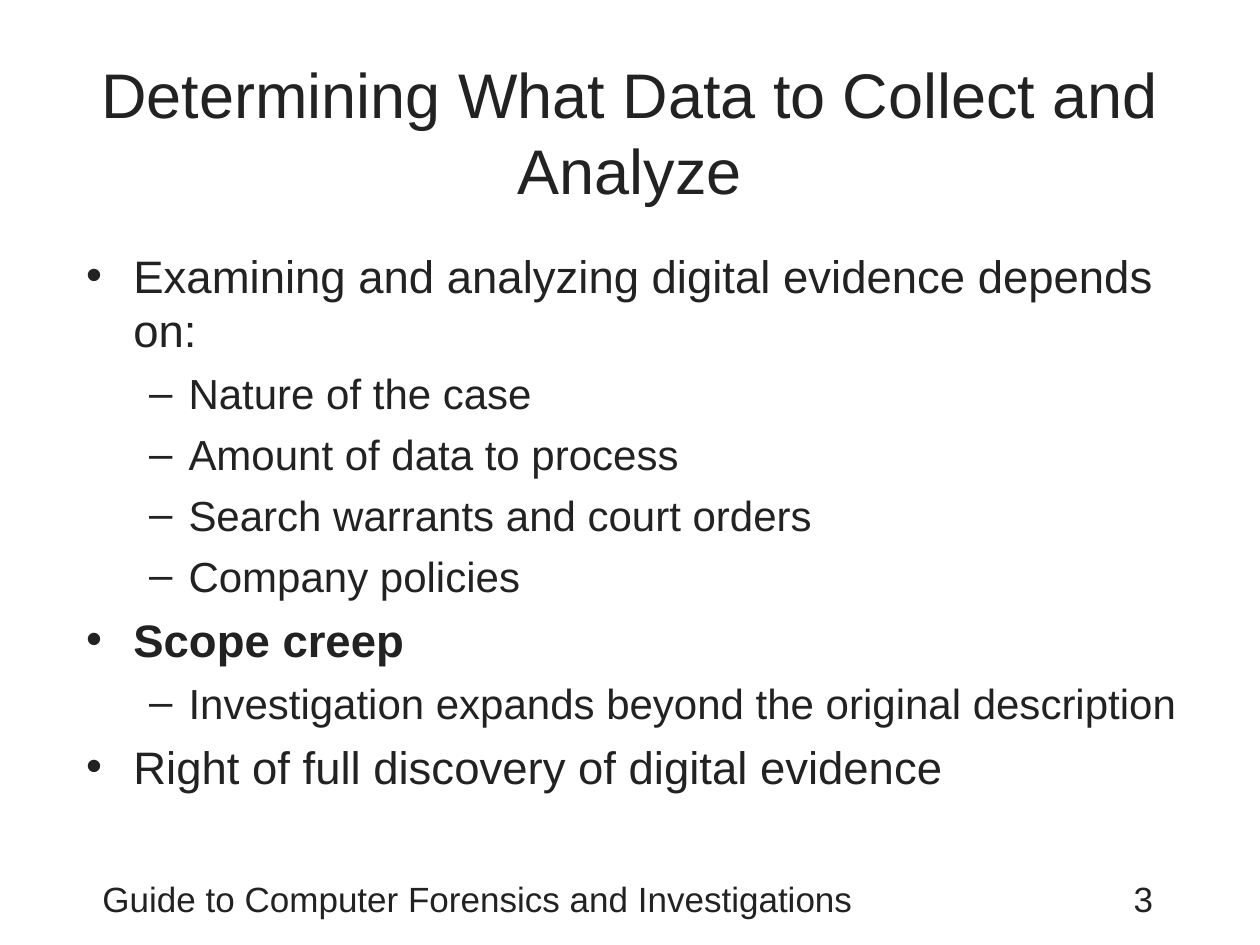
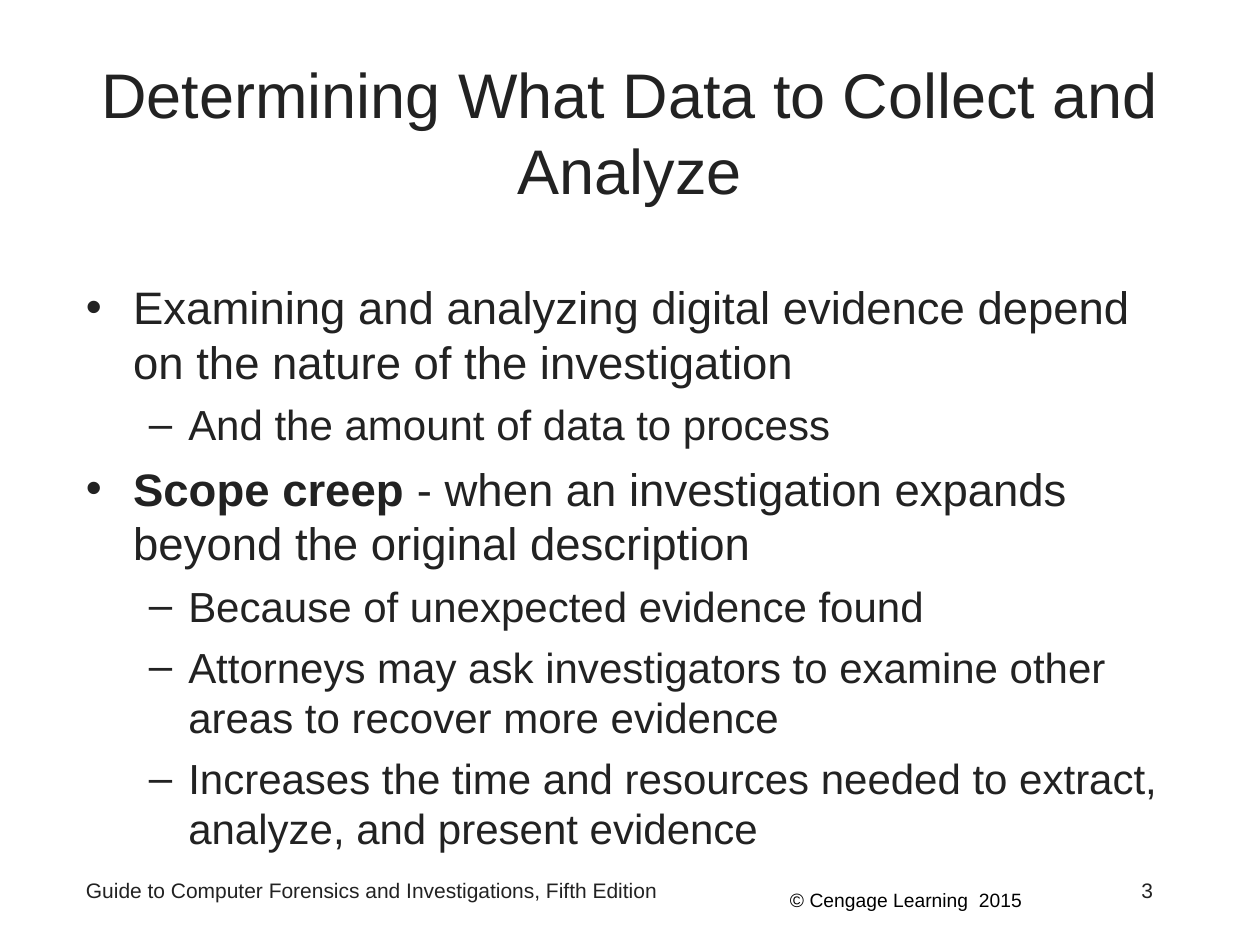
Before and after one commit to Emadalsuwat/emadalsuwat.github.io, a slide deck: slide 3 of computerforensics/Chapter9.ppt. Drawn at 1260x945 pixels with LibreOffice and Linux fonts; fonts in the diff are those of the drawing. Boxes give left, top, right and bottom in pixels: in the first picture for what was removed or moved away, otherwise in the second. Text is boxed around its words. In the diff, an @@ line names an element or a change of style, - is before the commit and + after.

```diff
--- a/computerforensics/Chapter9.ppt
+++ b/computerforensics/Chapter9.ppt
@@ text at (133,291,1157,853): text changed @@
-• Examining and analyzing digital evidence depends on:
-  – Nature of the case
-  – Amount of data to process
-  – Search warrants and court orders
-  – Company policies
-• Scope creep
-  – Investigation expands beyond the original description
-• Right of full discovery of digital evidence
+• Examining and analyzing digital evidence depend on the nature of the investigation
+  – And the amount of data to process
+• Scope creep - when an investigation expands beyond the original description
+  – Because of unexpected evidence found
+  – Attorneys may ask investigators to examine other areas to recover more evidence
+  – Increases the time and resources needed to extract, analyze, and present evidence
@@ text at (86,882,657,903): text changed; size 20 to 12 pt @@
-Guide to Computer Forensics and Investigations
+Guide to Computer Forensics and Investigations, Fifth Edition
@@ text added at (810,893,1022,911), 11 pt, text #000000 @@
+© Cengage Learning 2015
@@ page number: place and size @@
-page number at (1134,887,1153,913)
+page number at (1141,883,1153,898)
@@ page number at (1141,883,1153,898): size 20 to 12 pt @@
```
Also in this commit, not shown: 20 other slides changed, 26 slides added, 34 slides removed, 7 other files.
